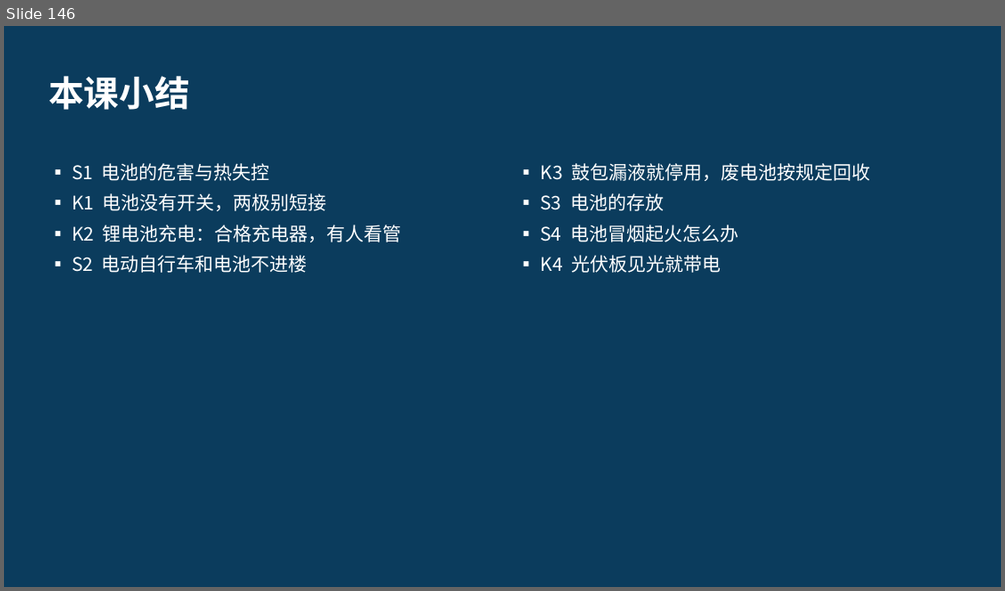
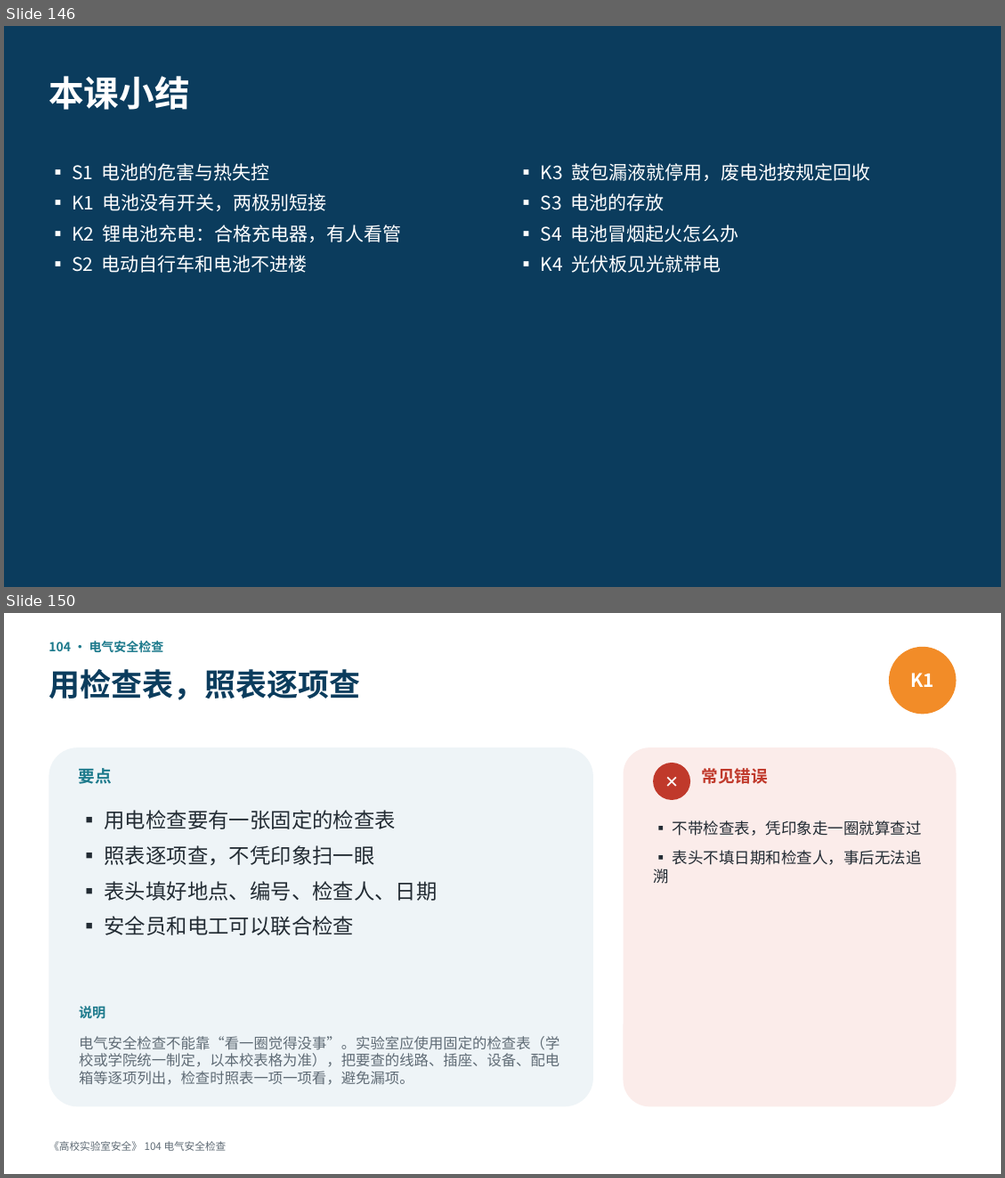
Before and after one commit to hanrongwx-max/videoyoutubo, a slide deck: course/高校实验室安全/课件/第8章_电气安全.pptx. Shown one above the other, each under a label of ours: slide 146 before the commit, slides 146 and 150 after it; the slides between them are not shown. The pictures are 1005x591 and 1005x1178 pixels, drawn with LibreOffice and Linux fonts; fonts in the diff are those of the drawing. Boxes give left, top, right and bottom in pixels: in the first picture for what was removed or moved away, otherwise in the second. Text is boxed around its words. In the diff, an @@ line names an element or a change of style, - is before the commit and + after.

```diff
--- a/course/高校实验室安全/课件/第8章_电气安全.pptx
+++ b/course/高校实验室安全/课件/第8章_电气安全.pptx
@@ slide 150 added at <box>4,613,1001,1174</box>, background #FFFFFF @@
@@ text added at <box>48,641,164,653</box>, 12 pt, text #1D7A8C, bold @@
+104 · 电气安全检查
@@ ellipse added at <box>889,647,956,714</box>, fill #F28C28, 18 pt, text #FFFFFF, bold @@
+K1
@@ text added at <box>48,669,360,700</box>, 30 pt, text #0B3C5D, bold @@
+用检查表，照表逐项查
@@ rounded rectangle added at <box>48,747,593,1107</box>, fill #EEF4F7 @@
@@ text added at <box>79,768,112,784</box>, 16 pt, text #1D7A8C, bold @@
+要点
@@ rounded rectangle added at <box>623,747,956,1107</box>, fill #FBECEA @@
@@ ellipse added at <box>653,763,690,800</box>, fill #C0392B, 16 pt, text #FFFFFF, bold @@
+✕
@@ text added at <box>702,768,768,784</box>, 16 pt, text #C0392B, bold @@
+常见错误
@@ text added at <box>105,810,437,935</box>, 20 pt, text #222B33 @@
+▪ 用电检查要有一张固定的检查表
+▪ 照表逐项查，不凭印象扫一眼
+▪ 表头填好地点、编号、检查人、日期
+▪ 安全员和电工可以联合检查
@@ text added at <box>653,820,922,884</box>, 15 pt, text #222B33 @@
+▪ 不带检查表，凭印象走一圈就算查过
+▪ 表头不填日期和检查人，事后无法追溯
@@ text added at <box>79,1005,105,1018</box>, 13 pt, text #1D7A8C, bold @@
+说明
@@ text added at <box>79,1036,559,1085</box>, 14 pt, text #5F6B75 @@
+电气安全检查不能靠“看一圈觉得没事”。实验室应使用固定的检查表（学校或学院统一制定，以本校表格为准），把要查的线路、插座、设备、配电箱等逐项列出，检查时照表一项一项看，避免漏项。
@@ text added at <box>48,1141,226,1151</box>, 10 pt, text #5F6B75 @@
+《高校实验室安全》 104 电气安全检查
```
Also in this commit, not shown: 14 other slides added, 2 other files.
